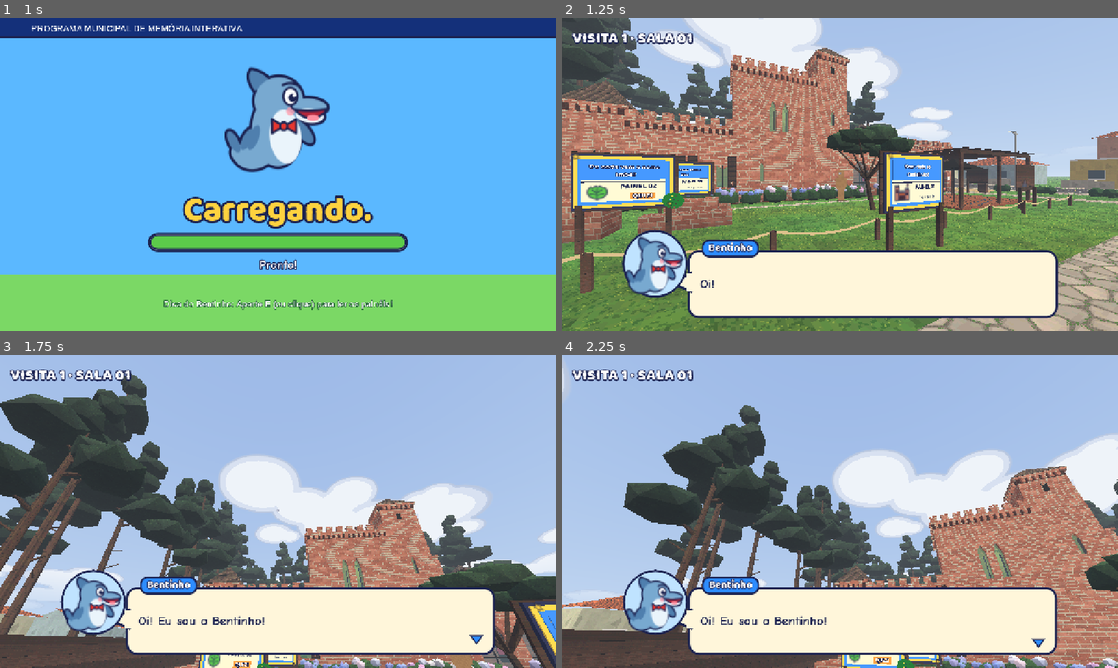
Above: before the commit, frames 1-4 (two rows, left to right).
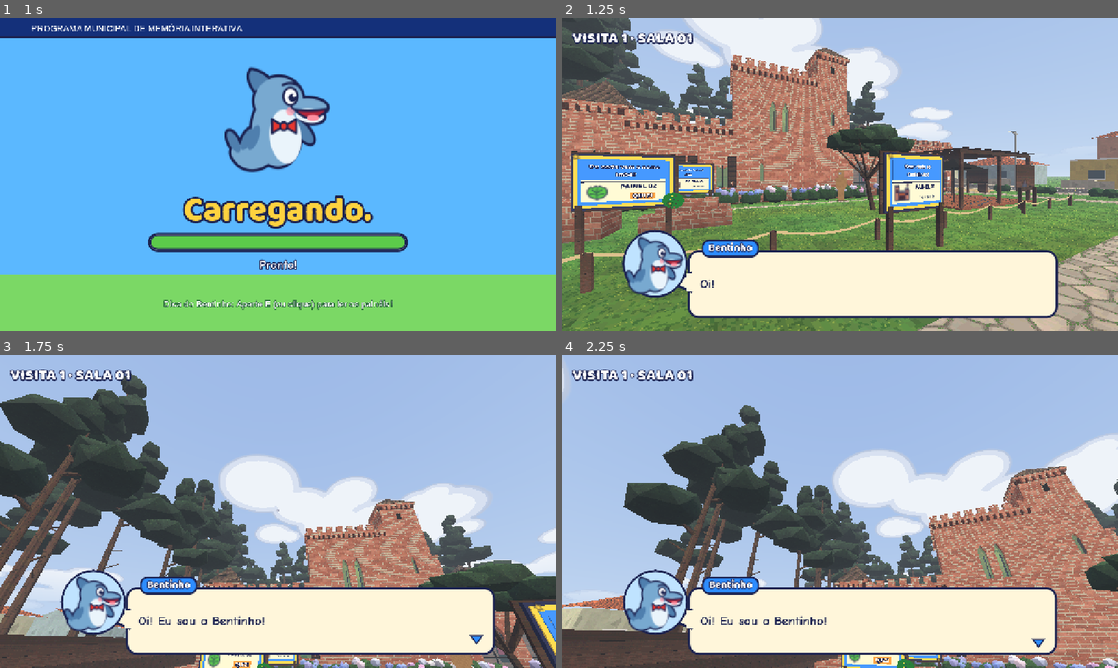
Above: after the commit, the same moments.

Repository: IcaroPv01/jogo_castelinho_imb-
Game: Godot game, scene res://scenes/main/main.tscn
The game is run twice, just before and just after one commit, with the same random seed, the same clock (stepped at 60 frames per second) and the same inputs.
Inputs (mouse positions are in pixels of both pictures, inside the frame that each line leads up to):
- Up to frame 1 (1 s): click "Começar a visita" at 0.5 s
- Up to frame 2 (1.25 s): no input
- Up to frame 3 (1.75 s): tap Enter at 1.25 s; move the mouse to (305, 511) at 1.27 s; hold Space (avancar_dialogo) from 1.28 s (still down); hold Q (visor) from 1.28 s (still down); click (305, 511) at 1.42 s
- Up to frame 4 (2.25 s): keep holding Space (avancar_dialogo); move the mouse to (812, 511) at 2.02 s; release Q (visor) at 2.03 s; tap Shift (correr) at 2.1 s

Frame 1 is identical in both runs. In frame 2, 0.3% of the frame differs, in the area x 16-55%, y 45-63%; in frame 3, 0.1%; in frame 4, 0.1%.

Commit message:
Módulo 10 (WIP): correções de colocação, em andamento
Co-Authored-By: Claude Opus 5.5 <noreply@anthropic.com>
Claude-Session: https://claude.ai/code/session_01EriXDATdJVwhEiuinFeoXf

Diff:
--- a/castelinho/interior.gd
+++ b/castelinho/interior.gd
@@ -95,8 +95,9 @@
 	var e := g.ext
 	var m: Material = c.m.laje
 	var y0 := 3.2
-	e.quad(m, Vector3(-21.0, y0, -20.1), Vector3(-16.0, y0, -20.1), Vector3(-16.0, Y, -20.1), Vector3(-21.0, Y, -20.1), Vector3(0, 0, 1))
-	e.quad(m, Vector3(-21.0, y0, -19.0), Vector3(-16.0, y0, -19.0), Vector3(-16.0, Y, -19.0), Vector3(-21.0, Y, -19.0), Vector3(0, 0, -1))
+	# (4 mm para dentro do furo: era coplanar com a face interna da parede e piscava)
+	e.quad(m, Vector3(-21.0, y0, -20.096), Vector3(-16.0, y0, -20.096), Vector3(-16.0, Y, -20.096), Vector3(-21.0, Y, -20.096), Vector3(0, 0, 1))
+	e.quad(m, Vector3(-21.0, y0, -19.004), Vector3(-16.0, y0, -19.004), Vector3(-16.0, Y, -19.004), Vector3(-21.0, Y, -19.004), Vector3(0, 0, -1))
 	e.quad(m, Vector3(-21.0, y0, -20.1), Vector3(-21.0, y0, -19.0), Vector3(-21.0, Y, -19.0), Vector3(-21.0, Y, -20.1), Vector3(1, 0, 0))
 	e.quad(m, Vector3(-16.0, y0, -20.1), Vector3(-16.0, y0, -19.0), Vector3(-16.0, Y, -19.0), Vector3(-16.0, Y, -20.1), Vector3(-1, 0, 0))
 
@@ -116,8 +117,8 @@
 	var m: Material = c.m.laje
 	var ya := 6.5
 	var yb := 6.8
-	e.quad(m, Vector3(-22.2, ya, -14.6), Vector3(-18.2, ya, -14.6), Vector3(-18.2, yb, -14.6), Vector3(-22.2, yb, -14.6), Vector3(0, 0, 1))
-	e.quad(m, Vector3(-22.2, ya, -13.5), Vector3(-18.2, ya, -13.5), Vector3(-18.2, yb, -13.5), Vector3(-22.2, yb, -13.5), Vector3(0, 0, -1))
+	e.quad(m, Vector3(-22.2, ya, -14.596), Vector3(-18.2, ya, -14.596), Vector3(-18.2, yb, -14.596), Vector3(-22.2, yb, -14.596), Vector3(0, 0, 1))
+	e.quad(m, Vector3(-22.2, ya, -13.504), Vector3(-18.2, ya, -13.504), Vector3(-18.2, yb, -13.504), Vector3(-22.2, yb, -13.504), Vector3(0, 0, -1))
 	e.quad(m, Vector3(-18.2, ya, -14.6), Vector3(-18.2, ya, -13.5), Vector3(-18.2, yb, -13.5), Vector3(-18.2, yb, -14.6), Vector3(-1, 0, 0))
 
 
@@ -171,7 +172,7 @@
 	g.ext.caixa(pe, Vector3(-24.6, 0, -7.4), Vector3(-23.2, 0.75, -6.6), Malha.F_TODAS)
 	g.ext.col(Vector3(-24.6, 0, -7.4), Vector3(-23.2, 0.75, -6.6))
 	Malha.abrir("banco_pedra_jardim_norte")
-	g.ext.caixa(pe, Vector3(-24.78, 0.0, -8.1), Vector3(-22.8, 0.42, -7.5), Malha.F_TODAS)       # (começava em -25,0: o poste do painel P03 atravessava o banco)
+	g.ext.caixa(pe, Vector3(-25.0, 0.0, -8.1), Vector3(-22.8, 0.42, -7.5), Malha.F_TODAS)
 	Malha.abrir("banco_pedra_jardim_sul")
 	g.ext.caixa(pe, Vector3(-25.0, 0.0, -6.5), Vector3(-22.8, 0.42, -5.9), Malha.F_TODAS)
 	g.ext.col(Vector3(-25.0, 0.0, -8.1), Vector3(-22.8, 0.42, -5.9))
--- a/castelinho/mobilia.gd
+++ b/castelinho/mobilia.gd
@@ -248,7 +248,7 @@
 		var cor: Color = cores[(i + k) % cores.size()]
 		var off := lado * (0.3 * float((k * 3) % 5 - 2) / 2.0) + Vector3(0, 0.25 * float((k * 2) % 5 - 2) / 2.0, 0)
 		var t2 := Vector3(0.3, 0.3, 0.02) if absf(s.z) > 0.5 else Vector3(0.02, 0.3, 0.3)
-		cx(g, Castelinho.mat_cor(cor, 0.8), tela + s * 0.03 + off, t2)
+		cx(g, Castelinho.mat_cor(cor, 0.8), tela + s * (0.03 + 0.003 * k) + off, t2)       # camadas 3 mm uma da outra (antes coplanares: piscavam)
 	Malha.fechar(_et)
 
 
@@ -289,8 +289,8 @@
 	# lanças e estandartes na parede oeste/leste
 	for x in [-10.5, -10.0, -9.5]:
 		Malha.abrir("lanca_medieval_%d" % roundi((x + 10.5) * 2.0 + 1.0))
-		cx(g, madeira, Vector3(x, 1.4, -23.54), Vector3(0.05, 2.5, 0.05))       # encostadas na parede (z -23,5)
-		cx(g, c.m.ferro, Vector3(x, 2.75, -23.54), Vector3(0.07, 0.3, 0.07))
+		cx(g, madeira, Vector3(x, 1.25, -23.54), Vector3(0.05, 2.5, 0.05))       # encostadas na parede (z -23,5), apoiadas no piso
+		cx(g, c.m.ferro, Vector3(x, 2.6, -23.54), Vector3(0.07, 0.3, 0.07))
 	# tronos (dois), encosto alto de madeira escura
 	for z in [-27.0, -28.2]:
 		Malha.abrir("trono_medieval_%d" % (1 if z > -27.5 else 2))
@@ -383,7 +383,7 @@
 			zz += lw
 			k += 1
 	Malha.abrir("radio_estante_1975")
-	cx(g, Castelinho.mat_cor(Color(0.55, 0.35, 0.2), 0.7), Vector3(-15.96, 1.92, -24.5), Vector3(0.02, 0.18, 0.5))   # rádio
+	cx(g, Castelinho.mat_cor(Color(0.55, 0.35, 0.2), 0.7), Vector3(-15.955, 1.92, -24.5), Vector3(0.02, 0.18, 0.5))   # rádio (5 mm à frente das lombadas)
 	# abajur de pé (cúpula laranja acesa) ao lado do sofá
 	Malha.abrir("abajur_1975")
 	cx(g, Castelinho.mat_cor(Color(0.15, 0.13, 0.12), 0.5), Vector3(-14.0, 0.75, -28.7), Vector3(0.04, 1.5, 0.04))
@@ -407,7 +407,7 @@
 	Malha.abrir("guarda_sol_dobrado_1975")
 	cx(g, Castelinho.mat_cor(Color(0.9, 0.3, 0.3), 0.9), Vector3(-9.0, 0.5, -28.7), Vector3(0.5, 1.0, 0.1))
 	Malha.abrir("prancha_praia_1975")
-	cx(g, Castelinho.mat_cor(Color(0.95, 0.85, 0.3), 0.9), Vector3(-9.4, 0.35, -28.7), Vector3(0.5, 0.7, 0.1))
+	cx(g, Castelinho.mat_cor(Color(0.95, 0.85, 0.3), 0.9), Vector3(-9.4, 0.35, -28.69), Vector3(0.5, 0.7, 0.1))
 	# corredor/hall: banco e cabideiro
 	Malha.abrir("banco_hall_1975")
 	cx(g, madeira, Vector3(-9.0, 0.25, -13.4), Vector3(1.4, 0.5, 0.4), true, 1.0)
--- a/castelinho/muros.gd
+++ b/castelinho/muros.gd
@@ -117,10 +117,11 @@
 		me_quad_rev(me if not sem_ext else mi, mat_rev, o, u, n, t, ua, a["v0"], ua, a["vs"], u)
 		me_quad_rev(me if not sem_ext else mi, mat_rev, o, u, n, t, ub, a["v0"], ub, a["vs"], -u)
 		if a["v0"] > y0 + 0.0005:
-			var q0 := _p(o, u, n, ua, a["v0"], 0)
-			var q1 := _p(o, u, n, ub, a["v0"], 0)
-			var q2 := _p(o, u, n, ub, a["v0"], t)
-			var q3 := _p(o, u, n, ua, a["v0"], t)
+			# soleira 2 mm acima do piso do vão (coplanar com o piso da sala: piscava no porão)
+			var q0 := _p(o, u, n, ua, a["v0"] + 0.004, 0)
+			var q1 := _p(o, u, n, ub, a["v0"] + 0.004, 0)
+			var q2 := _p(o, u, n, ub, a["v0"] + 0.004, t)
+			var q3 := _p(o, u, n, ua, a["v0"] + 0.004, t)
 			(me if not sem_ext else mi).quad(mat_rev, q0, q1, q2, q3, Vector3.UP)
 		for i in pf.size() - 1:
 			var s0 := pf[i]
--- a/castelinho/obra.gd
+++ b/castelinho/obra.gd
@@ -332,7 +332,7 @@
 	# tábuas soltas no chão
 	for k in 4:
 		Malha.abrir("tabua_solta_%d" % (k + 1))
-		e.caixa(pinho, Vector3(-21.0 + k * 0.05, 0.02 + k * 0.035, -6.4 - k * 0.32), Vector3(-18.0 + k * 0.05, 0.05 + k * 0.035, -6.15 - k * 0.32), Malha.F_TODAS, 1.0)
+		e.caixa(pinho, Vector3(-21.0 + k * 0.05, 0.0, -6.4 - k * 0.32), Vector3(-18.0 + k * 0.05, 0.03, -6.15 - k * 0.32), Malha.F_TODAS, 1.0)       # (flutuavam 2 a 12 cm: agora no chão)
 	Malha.abrir("")
 	g.ext.col(Vector3(-13.9, 0, -8.9), Vector3(-12.5, 0.3, -7.9))
 	g.ext.col(Vector3(-12.6, 0, -8.1), Vector3(-10.4, 0.7, -6.3))
--- a/tests/varredura/colocacao_lib.gd
+++ b/tests/varredura/colocacao_lib.gd
@@ -702,6 +702,8 @@
 
 ## A face (eixo ax, sinal sg, coordenada co, ponto u,v no plano) aponta para dentro de uma caixa sólida (ou seja, não aparece)?
 func _face_oculta(ea: E, eb: E, ax: int, sg: int, co: float, u: float, v: float) -> bool:
+	if ax == 1 and sg == 0 and absf(co) <= 0.02:
+		return true          # face de baixo no nível do chão: nunca aparece
 	var q := Vector3.ZERO
 	q[ax] = co + (0.01 if sg == 1 else -0.01)
 	q[(ax + 1) % 3] = u
--- a/world/niveis/ato2.gd
+++ b/world/niveis/ato2.gd
@@ -639,7 +639,7 @@
 	# viga transversal a cada meia baía
 	for i in ARC_N * 2:
 		var zv := ARC_Z0 - (i + 0.5) * ARC_BAIA * 0.5
-		_bloco(arc, -4.4, 0.4, teto - 0.3, teto, zv - 0.15, zv + 0.15, m_madeira, false)
+		_bloco(arc, -4.4, 0.39, teto - 0.3, teto, zv - 0.15, zv + 0.15, m_madeira, false)      # 1 cm antes da face externa da parede (coplanar piscava)
 	# cornija de mísulas (dentes) na face de fora, sob a laje
 	var dente := BoxMesh.new()
 	dente.size = Vector3(0.22, 0.16, 0.2)
--- a/world/niveis/barra.gd
+++ b/world/niveis/barra.gd
@@ -166,7 +166,7 @@
 	# faixa de areia onde o jogador fica (com colisão) até a linha d'água
 	Construtor.caixa(self, Vector3(500, 0.6, 60.0), Vector3(0, -0.3, MARGEM_Z + 30.0), areia, true, "Areia")
 	# areia molhada (mais escura) junto à água
-	Construtor.caixa(self, Vector3(500, 0.02, 2.2), Vector3(0, 0.005, MARGEM_Z + 1.1), _mat_areia(0.6), false)
+	Construtor.caixa(self, Vector3(499.8, 0.02, 2.2), Vector3(0, 0.005, MARGEM_Z + 1.1), _mat_areia(0.6), false)       # (500: as pontas eram coplanares com as da areia)
 	# barranco que desce para dentro d'água
 	var rampa := Construtor.caixa(self, Vector3(500, 0.3, 5.0), Vector3(0, -0.45, MARGEM_Z - 2.3), _mat_areia(0.55), false)
 	rampa.rotation_degrees.x = -7
--- a/world/niveis/braco_morto.gd
+++ b/world/niveis/braco_morto.gd
@@ -38,7 +38,7 @@
 const LAGO_Z0 := -44.0
 const LAGO_Z1 := -8.0              # margem (muro do calçadão)
 const AGUA_Y := -0.3
-const POS_TITO := Vector3(3.0, 0.0, -7.2)
+const POS_TITO := Vector3(3.0, 0.0, -7.72)   # sentado na borda do calçadão (z -8): as canelas pendem para fora do meio-fio
 const POS_LAPIDE := Vector3(8.5, 0.0, -5.6)
 const EPOCAS_TITO: Array[int] = [5, 4]     # ESEMDATA, E1967
 # rampa do atracadouro dos pedalinhos: o único jeito de entrar no lago (o resto do meio-fio tem parede de colisão)
@@ -251,7 +251,7 @@
 	# calçadão de lajotas junto à água e uma rua de asfalto ao fundo
 	m.caixa(concreto, Vector3(gx0, -0.05, LAGO_Z1), Vector3(gx1, 0.02, gz0), Malha.F_PY, 0.0, Color.WHITE)
 	m.col(Vector3(gx0, -1.0, LAGO_Z1), Vector3(gx1, 0.02, gz0))     # sem isto o calçadão (e a lápide) era um buraco
-	m.caixa(asfalto, Vector3(gx0, -0.05, 30.0), Vector3(gx1, 0.0, 38.0), Malha.F_PY, 0.0, Color.WHITE)
+	m.caixa(asfalto, Vector3(gx0, -0.05, 30.0), Vector3(gx1, 0.01, 38.0), Malha.F_PY, 0.0, Color.WHITE)       # topo 1 cm acima da grama (era coplanar: a rua piscava)
 	# meio-fio do lago: parede de concreto de -0,9 a 0 e a calçada que o cobre
 	# (com uma abertura na rampa do atracadouro: ver _atracadouro)
 	for seg in [[gx0, RAMPA_X0], [RAMPA_X1, gx1]]:
@@ -600,7 +600,7 @@
 		m.caixa(piso, Vector3(-15.6, y, za - 0.14), Vector3(-12.4, y + 0.008, za), Malha.F_PY, 0.0, Color(1.45, 1.45, 1.4))
 	m.rampa(PackedVector3Array([Vector3(-15.6, -2.4, z0), Vector3(-12.4, -2.4, z0), Vector3(-15.6, 0.0, 7.2), Vector3(-12.4, 0.0, 7.2),
 		Vector3(-15.6, -2.9, z0), Vector3(-12.4, -2.9, z0), Vector3(-15.6, -2.9, 7.2), Vector3(-12.4, -2.9, 7.2)]))
-	m.caixa(pedra, Vector3(-15.6, -2.4, z0), Vector3(-12.4, -2.0, z0 + 0.6), Malha.F_TODAS, 0.0, Color.WHITE)
+	m.caixa(pedra, Vector3(-15.6, -2.4, z0), Vector3(-12.4, -2.0, z0 + 0.59), Malha.F_TODAS, 0.0, Color.WHITE)       # 1 cm menos: a face de trás era coplanar com a dos muros laterais
 	m.col(Vector3(-15.6, -3.0, z0 - 6.2), Vector3(-12.4, -2.4, z0 + 0.6))
 	for lado in [-1.0, 1.0]:
 		var x: float = -14.0 + lado * 1.6
--- a/world/niveis/castelinho.gd
+++ b/world/niveis/castelinho.gd
@@ -882,7 +882,7 @@
 	# exterior (em postes de madeira)
 	_painel("p01", Vector3(-19.6, 1.4, -1.6), 0.0, [E2020], true)   # ao lado do caminho (não bloqueia quem anda reto do Spawn)
 	var p02 := _painel("p02", Vector3(-24.8, 1.4, -4.6), 0.0, [E2020], true)
-	_painel("p03", Vector3(-24.2, 1.4, -7.6), 0.0, [E2020], true)
+	_painel("p03", Vector3(-24.2, 1.4, -8.35), 0.0, [E2020], true)      # (z era -7,6: os postes atravessavam o banco de pedra)
 	_painel("p04", Vector3(-10.7, 1.4, -3.2), 0.0, [E2020], true)
 	_painel("p05", Vector3(-9.4, 1.4, -9.2), 0.0, [E2020], true)
 	_painel("p06", Vector3(-4.6, 1.4, -9.0), -90.0, [E2020], true)
--- a/world/niveis/porao_salas.gd
+++ b/world/niveis/porao_salas.gd
@@ -342,7 +342,7 @@
 	var meia := larg * 0.5
 	# fundo escuro do nicho e moldura de pedra (viga em cima, soleira embaixo)
 	if not aberta:   # (a cela aberta da sala 90 mostra o nicho de verdade, com fundo e objetos: um plano liso parecia porta pintada)
-		c.vc.caixa(mv, Vector3(x_face, 0.0, zc - meia), Vector3(x_face + d * 0.02, alt, zc + meia), Malha.F_TODAS, 0.0, Color(0.012, 0.012, 0.016))
+		c.vc.caixa(mv, Vector3(x_face + d * 0.005, 0.0, zc - meia), Vector3(x_face + d * 0.02, alt, zc + meia), Malha.F_TODAS, 0.0, Color(0.012, 0.012, 0.016))     # recuado 5 mm (coplanar com a moldura)
 	c.vc.caixa(mv, Vector3(x_face, alt, zc - meia - 0.1), Vector3(x_face + d * 0.22, alt + 0.2, zc + meia + 0.1), Malha.F_TODAS, 0.0, Color(0.32, 0.3, 0.3))
 	c.vc.caixa(mv, Vector3(x_face, 0.0, zc - meia - 0.1), Vector3(x_face + d * 0.22, 0.12, zc + meia + 0.1), Malha.F_TODAS, 0.0, Color(0.32, 0.3, 0.3))
 	for lat in [-1.0, 1.0]:
@@ -896,7 +896,7 @@
 	for lado in [-1, 1]:
 		for z in [-3.6, -7.2, -10.8]:
 			var x: float = lado * 4.4
-			caixa(c.pedra, mp, x - 0.5, fundo, z - 0.5, x + 0.5, h - 0.3, z + 0.5, Color(0.85, 0.82, 0.82))
+			caixa(c.pedra, mp, x - 0.5, fundo, z - 0.5, x + 0.5, h - 0.32, z + 0.5, Color(0.85, 0.82, 0.82))      # topo 2 cm abaixo do capitel (coplanar)
 			caixa(c.pedra, mp, x - 0.75, h - 0.6, z - 0.75, x + 0.75, h - 0.3, z + 0.75, Color(0.7, 0.68, 0.68))
 	if c.ultimo == 98:
 		_ponte_semdata(c, half, fundo)
@@ -947,9 +947,9 @@
 	ponte.name = "PasserelaSemData"
 	c.raiz.add_child(ponte)
 	var mb: Malha = MalhaGd.new()
-	mb.caixa(mv, Vector3(half - 0.2, -0.12, -5.9), Vector3(x0 + 0.2, 0.0, -5.1), Malha.F_SEM_BASE, 0.0, Color(0.5, 0.34, 0.2))
+	mb.caixa(mv, Vector3(half - 0.2, -0.12, -5.9), Vector3(x0 + 0.2, 0.005, -5.1), Malha.F_SEM_BASE, 0.0, Color(0.5, 0.34, 0.2))     # topo 5 mm acima da passarela (era coplanar)
 	for k in 4:
-		mb.caixa(mv, Vector3(half - 0.2 + k * 0.45, 0.0, -5.9), Vector3(half - 0.2 + k * 0.45 + 0.04, 0.02, -5.1), Malha.F_SEM_BASE, 0.0, Color(0.3, 0.2, 0.12))
+		mb.caixa(mv, Vector3(half - 0.2 + k * 0.45, 0.005, -5.9), Vector3(half - 0.2 + k * 0.45 + 0.04, 0.025, -5.1), Malha.F_SEM_BASE, 0.0, Color(0.3, 0.2, 0.12))
 	mb.col(Vector3(half - 0.2, -0.3, -5.9), Vector3(x0 + 0.2, 0.0, -5.1))
 	mb.construir_instancia(ponte, "Tabuas")
 	mb.construir_colisao(ponte, "ColisaoPonte")
@@ -1271,7 +1271,7 @@
 	caixa(c.vc, mv, -0.02, 1.6, zc - 0.02, 0.02, 3.2, zc + 0.02, Color(0.55, 0.45, 0.3))
 	caixa(c.vc, mv, -0.17, 1.1, zc - 0.17, 0.17, 1.6, zc + 0.17, Color(0.8, 0.12, 0.1))
 	for lado in [-1, 1]:
-		caixa(c.pedra, mp, lado * (r + 0.2) - 0.1, 0.0, zc - 0.1, lado * (r + 0.2) + 0.1, 3.5, zc + 0.1, Color(0.75, 0.72, 0.72))
+		caixa(c.pedra, mp, lado * (r + 0.2) - 0.1, 0.0, zc - 0.1, lado * (r + 0.2) + 0.1, 3.48, zc + 0.1, Color(0.75, 0.72, 0.72))
 	# a mão pequena na borda, só no disco de 1967 (uma pista)
 	var mao := rotulo(c, "✋", Vector3(0, 0.96, zc + r - 0.2), 0.0, 40, Color(0.35, 0.65, 0.95, 0.9), 0.004)
 	mao.rotation_degrees.x = -90.0
